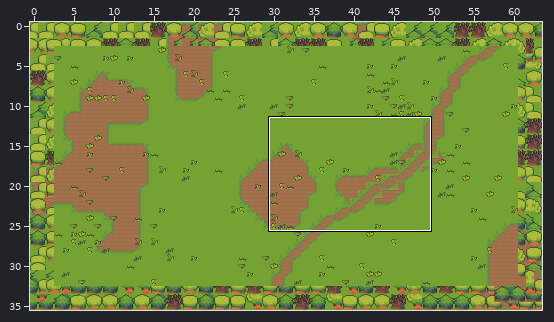
A Tiled map gets an edit: game/assets/resources/data/levels/chapter-2/room-6.tmx. Above: a wide view before the commit, with the close-up outlined.
Close-up. The starting point:
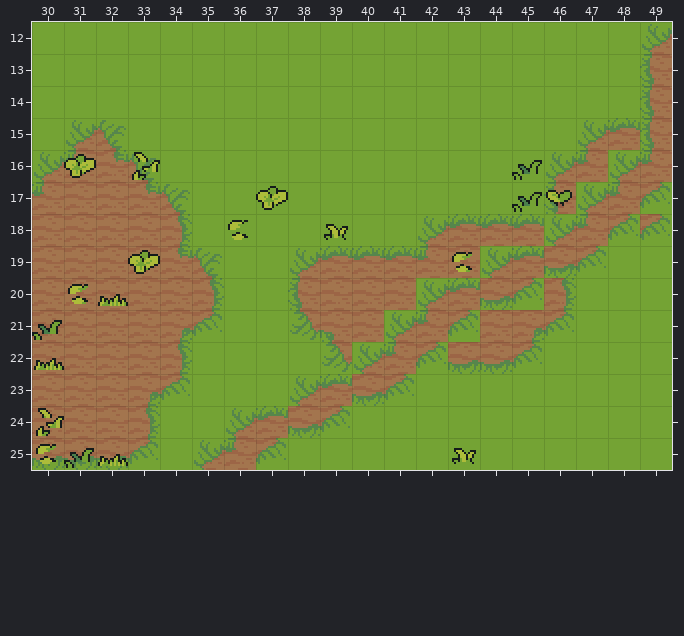
Cells are 16x16 px. Shown: x 30..49, y 12..25. The commit also changed other parts of the map, which this record leaves out.
After:
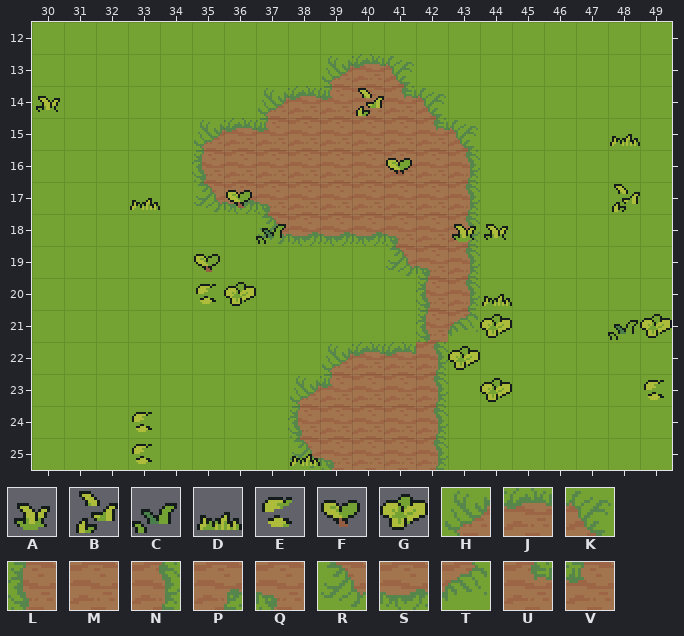
Key: from "floordetail": A 32, B 33, C 34, D 35, E 36, F 38, G 39; from "tilefloor": H 165, J 166, K 167, L 187, M 188, N 189, P 192, Q 193, R 209, S 210, T 211, U 214, V 215.
_ is an empty cell.
Tiles replaced or removed in this view: A, B, C, D, E, F, G, H, J, K, L, M, N, P, Q, R, S, T, U, V.
Difference:
Changed rows in their new state; . is an unchanged cell.
Layer "ground":
first column x 30:
13 .........HJK........
14 .......HJVMUK.......
15 .__..HJVMMMMUK...___
16 ____.LMMMMMMMN..____
17 _____RSQMMMMMN..____
18 _____..RSSSQMN______
19 ______..___RQN___...
20 ______..____LN___...
21 ______..____L.___...
22 _____....HJJN___....
23 _____....VMMN.......
24 ____....LMMMN.......
25 ____....RQMMN.......
Layer "path":
first column x 35:
12 .............._
13 .............._
14 .............._
15 .............._
16 .............__
17 ............___
18 ...........___.
19 .........____..
20 .......____....
21 ......__.......
22 .....___.......
23 ....___........
24 .____..........
25 ___............
Layer "decor":
first column x 30:
14 A.........B.........
15 ..................D.
16 ._._.......F..._....
17 ...D..F_.......__.B.
18 ......_C._...AA.....
19 ..._.F......._......
20 .__..EG.......D.....
21 _.............G...CG
22 _............G......
23 ..............G....E
24 _..E................
25 ___E....D...._......
Pixel boxes of the changes (left, top, right, bottom) in both close-ups:
changed: (32, 24, 672, 470)
